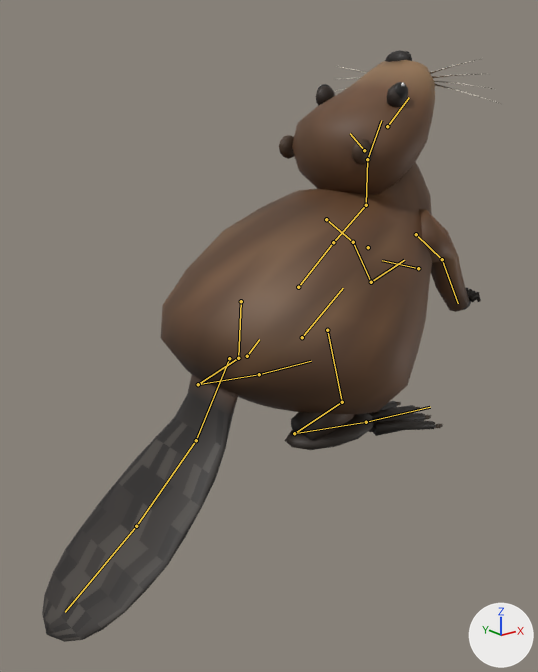
Renders of the glTF model art/baked/aventyr2/beaver.glb from each side of a commit.
Rendered twice from a 50 mm camera at (-2.66, -2.79, 1.56) aimed at (-0.47, -0.05, 0.46). Lighting does not change. The marker at lower right points along +X, +Y and +Z. The picture after the commit comes second. Both versions are drawn at frame 8 of the action 'beaver:rise'; the numbers are the values there. The bones that change, and the others that lie on the model, are drawn over the model as lines.

Names of what the first picture shows: 'beaver-body'.
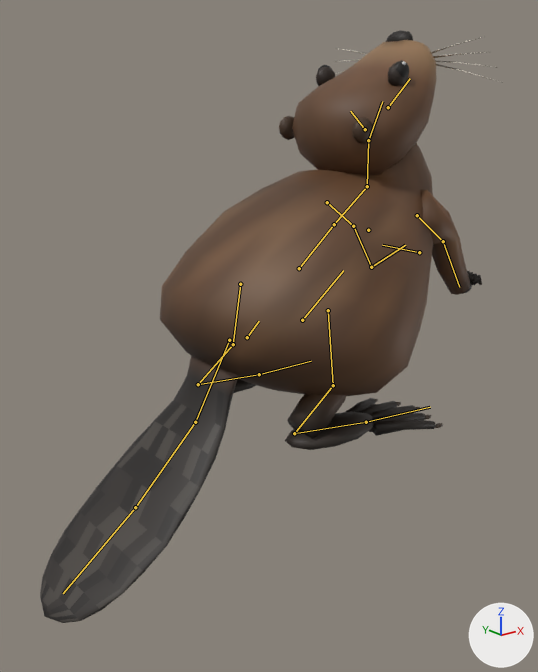
What the commit changed:
Bone 'root' (bone_root) moves from (0.0, -0.205, 0.391) to (0.0, -0.205, 0.486).
Bone 'thigh.L' (bone_thigh_l) turns from (-38, 0, 3) to (-46, -1, 2) degrees about its own x, y and z.
Bone 'shin.L' (bone_shin_l) turns from (33, -2, 7) to (60, -7, 10) degrees about its own x, y and z.
Bone 'foot.L' (bone_foot_l) turns from (25, 0, -1) to (5, 0, 2) degrees about its own x, y and z.
Bone 'thigh.R' (bone_thigh_r) turns from (-38, 0, -3) to (-46, 1, -2) degrees about its own x, y and z.
Bone 'shin.R' (bone_shin_r) turns from (33, 2, -7) to (60, 7, -10) degrees about its own x, y and z.
Bone 'foot.R' (bone_foot_r) turns from (25, 0, 1) to (5, 0, -2) degrees about its own x, y and z.

Pixel boxes [x1, y1, x2, y2] of what changed, in the pictures (538 x 672 px):
'beaver-body', posed: before [42, 50, 501, 642]; after [40, 30, 504, 623]
bone 'root', root to tip: before (302, 337) to (343, 288); after (302, 320) to (343, 270)
bone 'thigh.L', root to tip: before (241, 301) to (238, 358); after (240, 284) to (233, 344)
bone 'shin.L', root to tip: before (238, 358) to (198, 384); after (233, 344) to (198, 384)
bone 'thigh.R', root to tip: before (327, 330) to (342, 402); after (328, 310) to (333, 385)
bone 'shin.R', root to tip: before (342, 402) to (294, 433); after (333, 385) to (294, 433)
